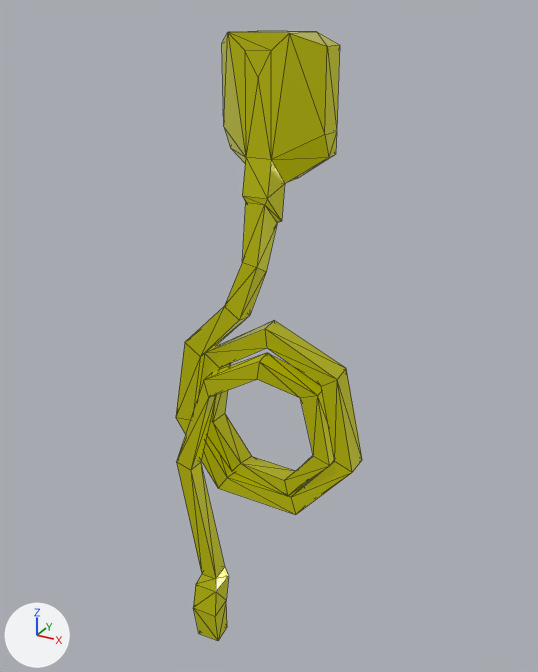
The glTF model public/models/wallbox-hose.glb as it was, and as the next commit left it.
Camera for both pictures: a 50 mm camera at (0.639, -1.101, 1.66) aimed at (-0.007, 0.075, 1.072). Arrows for +X, +Y and +Z are at lower left; the lights stay in place. Mesh edges are drawn as thin lines. Where no turn or scale is listed for an object, it has been applied to the vertices.

Objects in the first picture: 'wallbox-hose'.
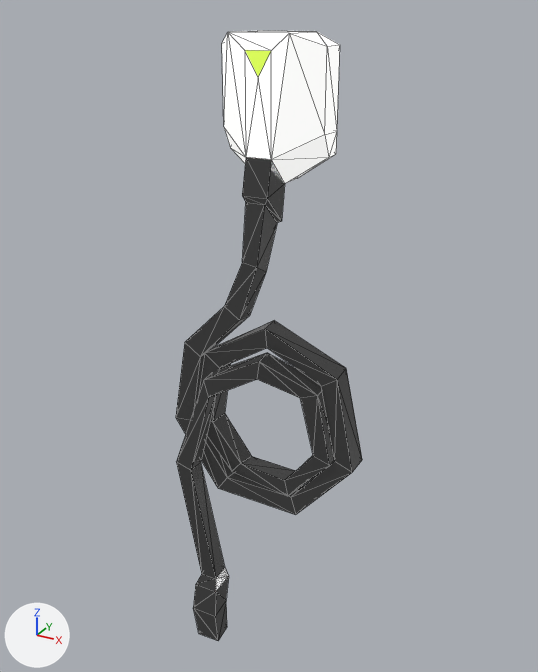
The change, as JSON lines over the scene's bpy script:
```json
{"op": "add", "block": "img_base", "code": ["img_base = load_image('base', '_unpacked/base', 1024, 1024, 'sRGB')"]}
{"op": "add", "block": "mat_lowpoly_colors_001", "code": ["mat_lowpoly_colors_001 = bpy.data.materials.new('LOWPOLY-COLORS.001')", "# uses the picture img_base"]}
{"block": "me_wallbox_hose", "where": "me_wallbox_hose.from_pydata(...)  # 123 vertices, 242 faces; spans x -0.188..0.204, y -0.048..0.125, z 0.339..1.625"}
{"op": "remove", "block": "me_wallbox_hose", "code": "me_wallbox_hose.materials.append(mat_lowpoly_colors)"}
{"op": "add", "block": "me_wallbox_hose", "code": "me_wallbox_hose.materials.append(mat_lowpoly_colors_001)"}
```

Changed parts and their boxes (x1, y1, x2, y2) in the pictures (538 x 672 px):
```json
{"object": "wallbox-hose", "change": "recoloured", "before": [176, 30, 362, 641], "after": [176, 30, 362, 641]}
```
